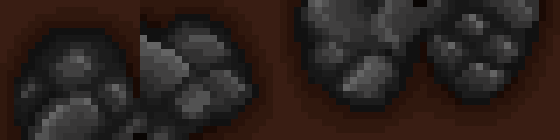
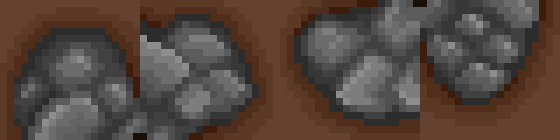
Two versions of the same layered image (560×140). Layer-by-layer changes:
added layer "Layer 2" (soft light) above "BLCornerdirtstone" over [left=0, top=0, right=560, bottom=140]
added layer "BLCornerdirtstone" above "BLCornerStoneDirt" over [left=280, top=0, right=420, bottom=140]
